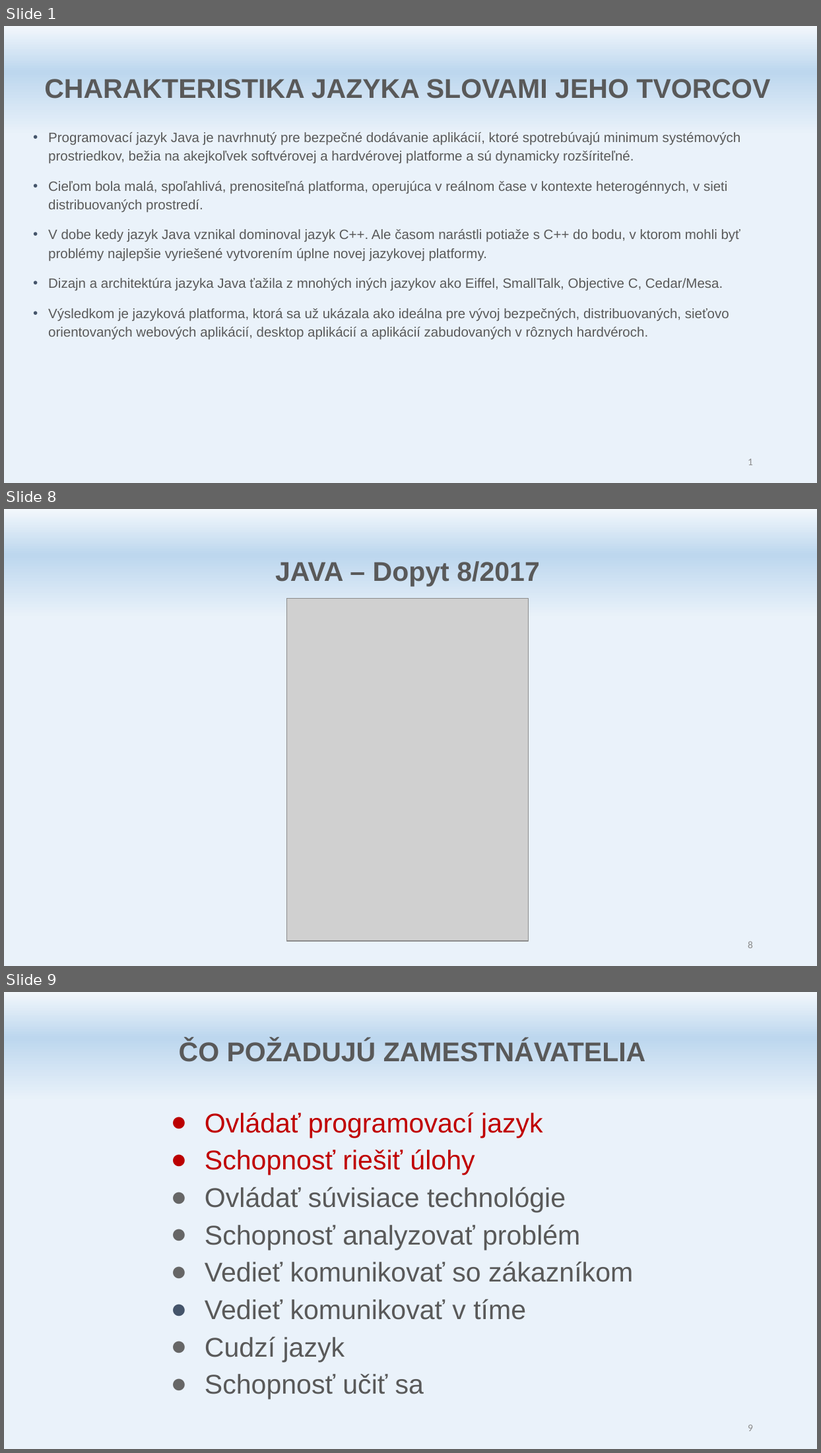
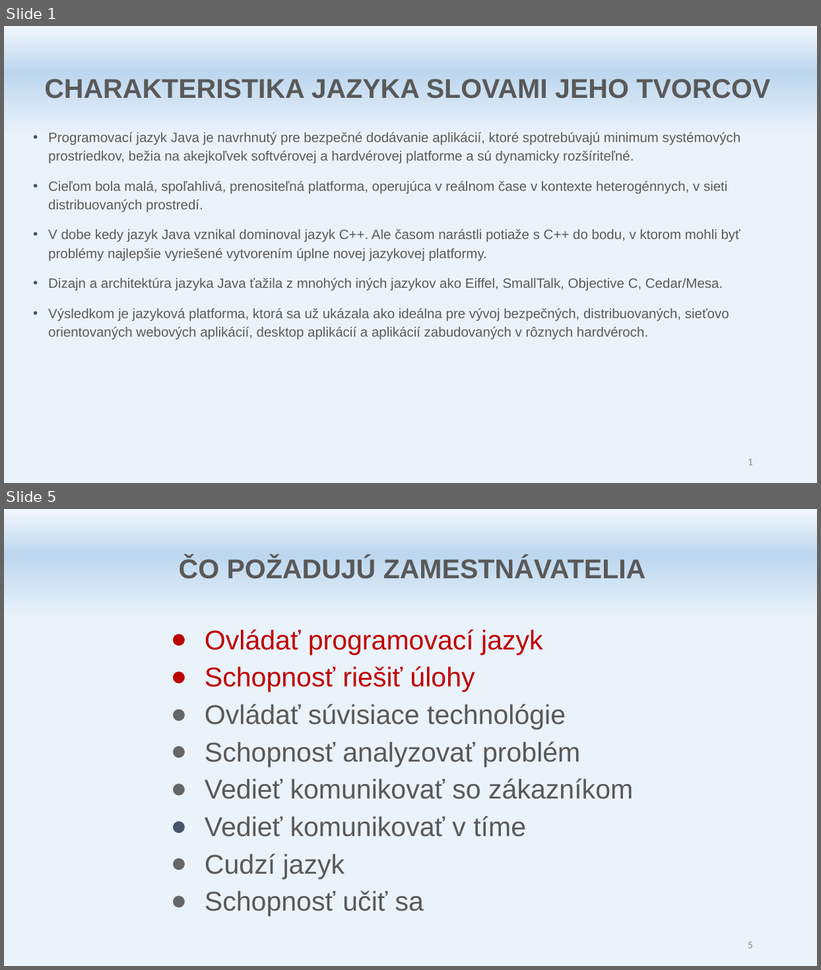
Before and after one commit to marekITLearning/java1, a slide deck: doc/Java ITL A - Uvod.pptx. Shown one above the other, each under a label of ours: slides 1, 8 and 9 before the commit, slides 1 and 5 after it; the slides between them are not shown. The pictures are 821x1453 and 821x970 pixels, drawn with LibreOffice and Linux fonts; fonts in the diff are those of the drawing; grey boxes stand for pictures. Boxes give left, top, right and bottom in pixels: in the first picture for what was removed or moved away, otherwise in the second. Text is boxed around its words. In the diff, an @@ line names an element or a change of style, - is before the commit and + after.

```diff
--- a/doc/Java ITL A - Uvod.pptx
+++ b/doc/Java ITL A - Uvod.pptx
@@ slide 8 removed at [4,509,817,966], background gradient #F2F7FC to #BDD7EE to #EAF2FA @@
@@ text removed at [275,561,540,587] @@
-JAVA – Dopyt 8/2017
@@ picture removed at [287,599,529,941] @@
@@ page number removed at [748,941,753,949] @@
-8
@@ what was slide 9 is now slide 5 @@
@@ page number at [748,942,753,949]: text changed @@
-9
+5
```
Also in this commit, not shown: 3 slides changed, 4 slides added, 7 other slides removed, 21 other files.
